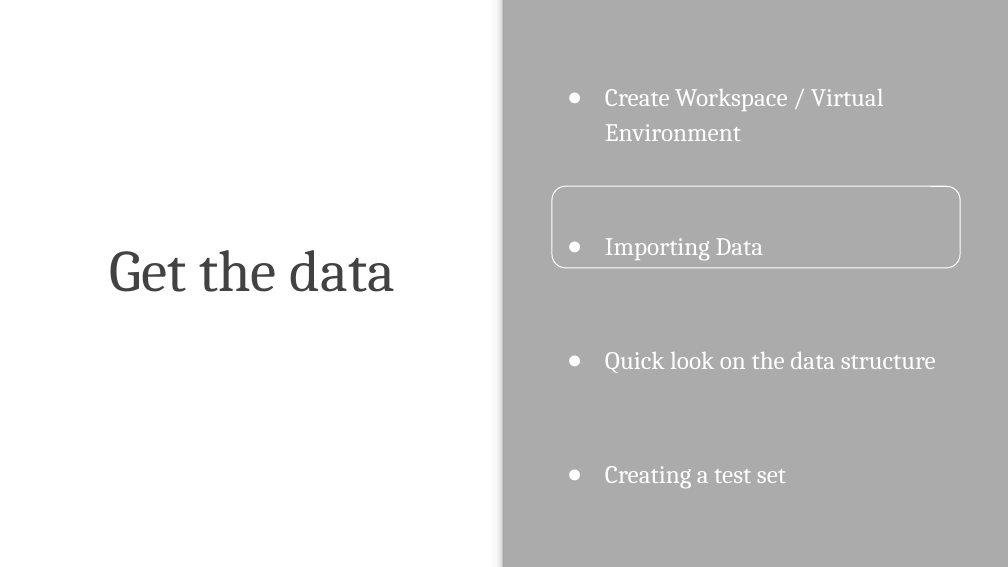
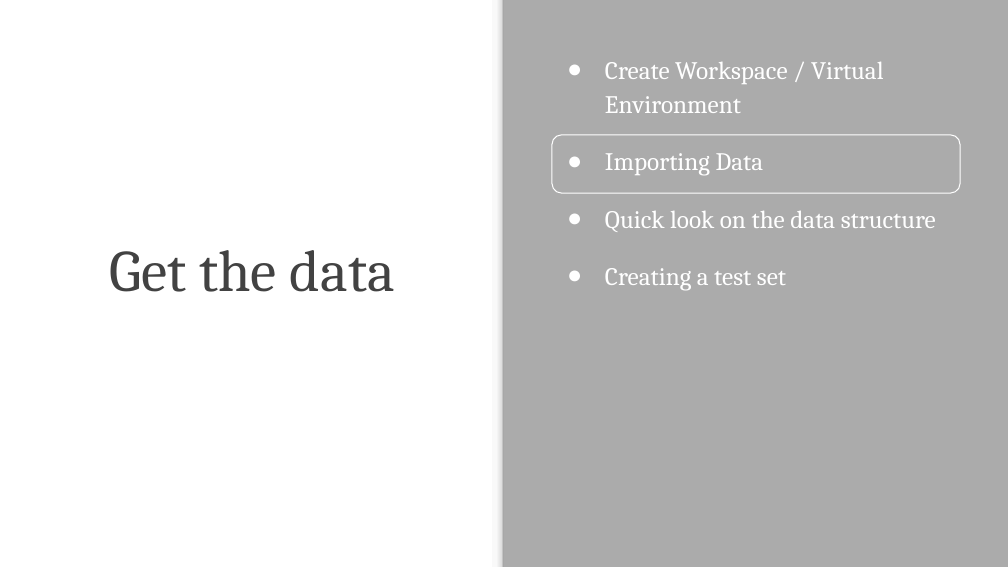
Before and after one commit to saurabhbhatt/DataGiri, a slide deck: slide 12 of Hands-on Machine Learning with Python - Datagiri.pptx. Drawn at 1008x567 pixels with LibreOffice and Linux fonts; fonts in the diff are those of the drawing; background and template pictures are left out. Boxes give left, top, right and bottom in pixels: in the first picture for what was removed or moved away, otherwise in the second. Text is boxed around its words. In the diff, an @@ line names an element or a change of style, - is before the commit and + after.

```diff
--- a/Hands-on Machine Learning with Python - Datagiri.pptx
+++ b/Hands-on Machine Learning with Python - Datagiri.pptx
@@ text "Create Workspace / Virtual Environment" at [605,62,936,291]: vertical alignment middle to top @@
@@ rounded rectangle: place and size @@
-rounded rectangle at [552,186,961,268]
+rounded rectangle at [552,135,961,194]
```
Also in this commit, not shown: 20 other slides changed, 3 slides added, 1 slide removed, 6 other files.
